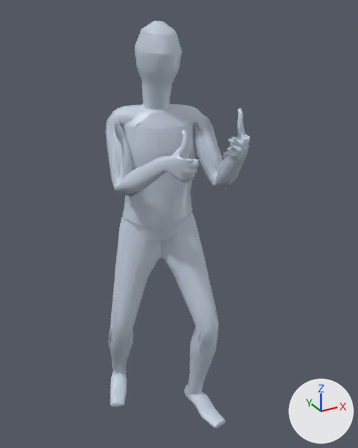
The glTF model app/assets/anims/Base/unarmed_parry.glb: old version first, new version second.
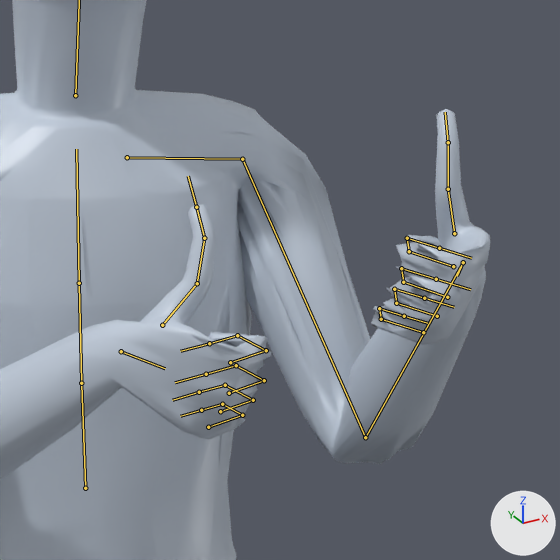
Each version appears first whole from a 50 mm camera at (-0.859, -1.755, 1.781) aimed at (0.055, -0.093, 0.95), and next in a close-up on the part from 39% to 74% of the width and 19% to 47% of the height. Lighting does not change. The marker at lower right points along +X, +Y and +Z. The last two pictures show the newer version. Both versions are drawn at frame 11 of the action 'Animation'; the numbers are the values there. The bones that change, and the others that lie on the model, are drawn over the model as lines in the close-ups.

The first close-up shows 'Body_human_male'.
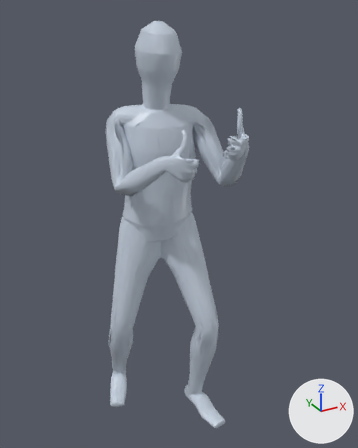
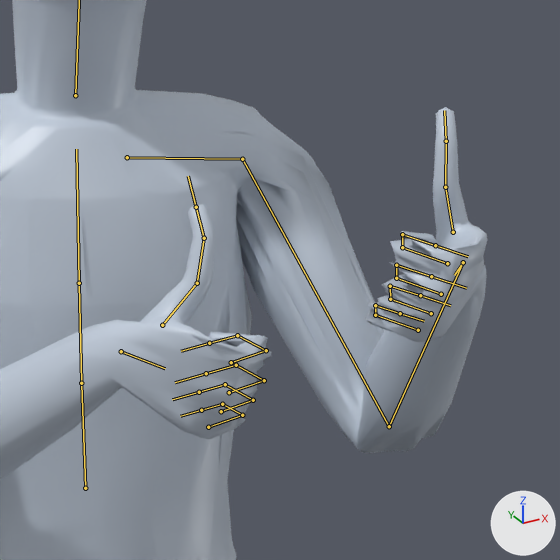
The edits, one by one:
Bone 'mixamorig:LeftArm' (bone_mixamorig_leftarm) turns from (-78, -35, 18) to (-70, -34, 14) degrees about its own x, y and z.
Bone 'mixamorig:LeftHand' (bone_mixamorig_lefthand) turns from (-49, -25, 67) to (-54, -32, 68) degrees about its own x, y and z.

Boxes (x1, y1, x2, y2) around the edits, measured in the close-ups (560 x 560 px):
'Body_human_male', posed: before (0, 0, 491, 560); after (0, 0, 487, 560)
bone 'mixamorig:LeftArm', root to tip: before (242, 159) to (365, 437); after (242, 159) to (389, 426)
bone 'mixamorig:LeftHand', root to tip: before (463, 262) to (457, 276); after (463, 262) to (454, 275)
